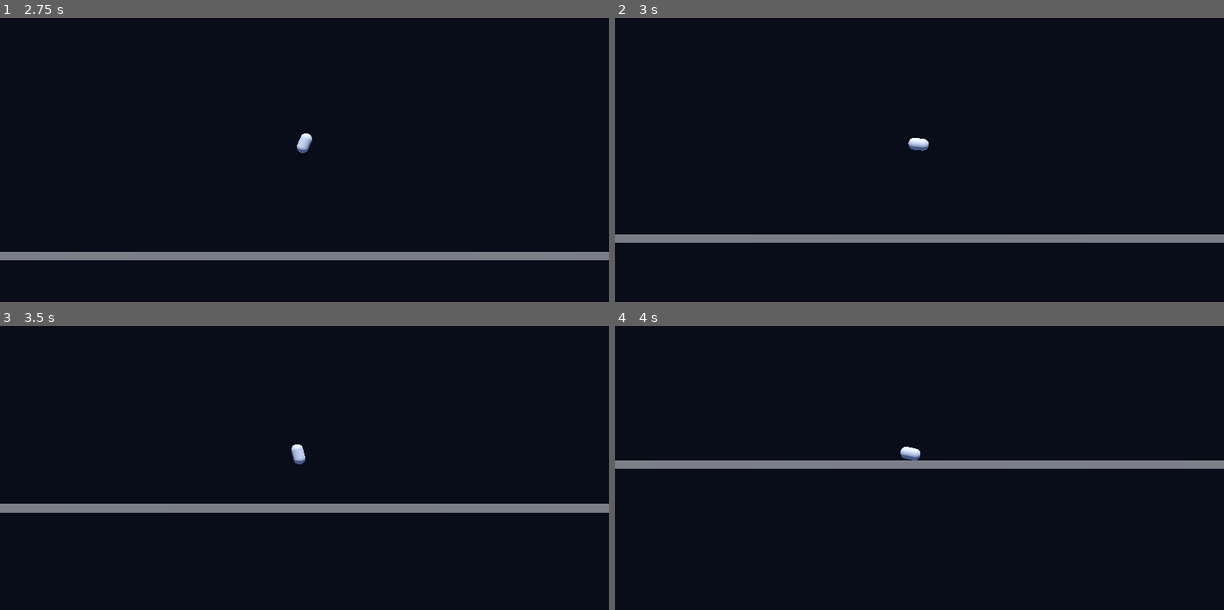
Above: before the commit, frames 1-4 (two rows, left to right).
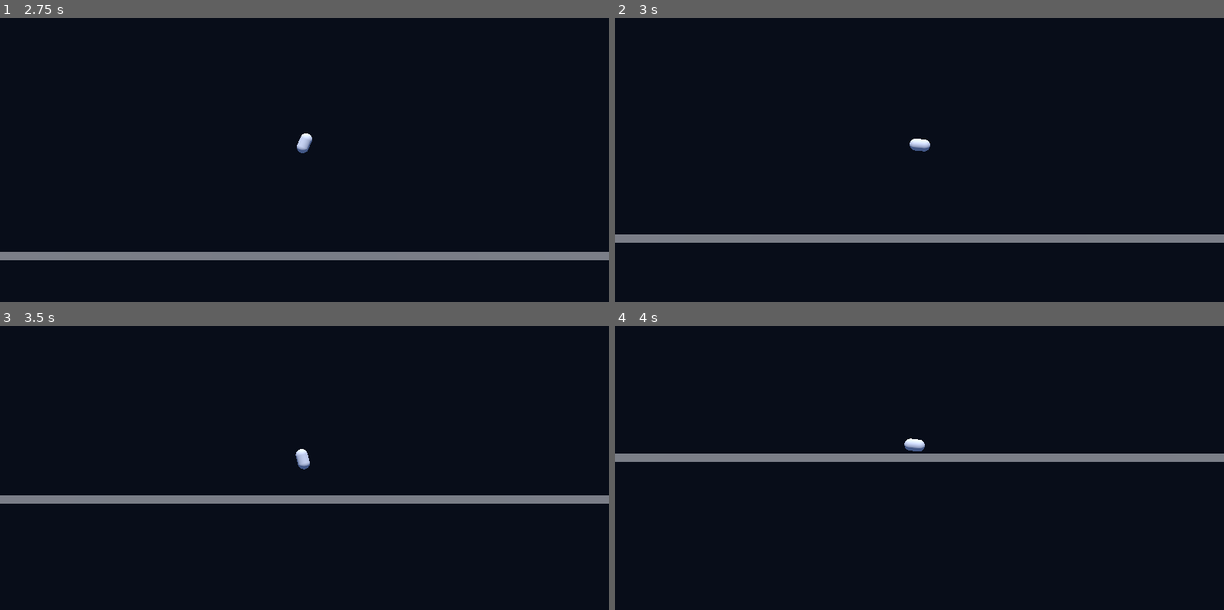
Above: after the commit, the same moments.

Repository: lyonbach/orbital-pilot
Game: Godot game, scene res://scenes/main.tscn
The game is run twice, just before and just after one commit, with the same random seed, the same clock (stepped at 60 frames per second) and the same inputs.
Inputs:
- Up to frame 1 (2.75 s): hold E (rotate_right) 0.53-1.28 s; hold Q (rotate_left) 1.28-2.03 s; hold E (rotate_right) from 2.03 s (still down)
- Up to frame 2 (3 s): release E (rotate_right) at 2.78 s; hold A (thrust_left) from 2.78 s (still down)
- Up to frame 3 (3.5 s): keep holding A (thrust_left)
- Up to frame 4 (4 s): release A (thrust_left) at 3.53 s; hold Q (rotate_left) from 3.53 s (still down)

Frame 1 is identical in both runs. In frame 2, less than 0.1% of the frame differs, in the area x 48-52%, y 42-48%; in frame 3, 6.3%, in the area x 0-100%, y 41-66%; in frame 4, 5.0%.

Commit message:
Apply thrust along spacecraft orientation

Diff:
--- a/scripts/ship.gd
+++ b/scripts/ship.gd
@@ -32,12 +32,18 @@
 
 	var using_engine := main_input > 0.0 and fuel > 0.0
 
+	# The ship's local +Y axis points through its nose.
+	# Transforming it by global_transform.basis converts it into world space,
+	# so rotating the ship rotates the main-thrust vector too.
+	var ship_up := global_transform.basis.y
+	var ship_right := global_transform.basis.x
+
 	if using_engine:
-		apply_central_force(Vector3(0.0, main_thrust * main_input, 0.0))
+		apply_central_force(ship_up * main_thrust * main_input)
 		fuel = maxf(0.0, fuel - fuel_burn * delta)
 
 	if fuel > 0.0:
-		apply_central_force(Vector3(side_thrust * side_input, 0.0, 0.0))
+		apply_central_force(ship_right * side_thrust * side_input)
 		apply_torque(Vector3(0.0, 0.0, -rotation_torque * rotate_input))
 		fuel = maxf(0.0, fuel - absf(side_input + rotate_input) * fuel_burn * 0.35 * delta)
 
